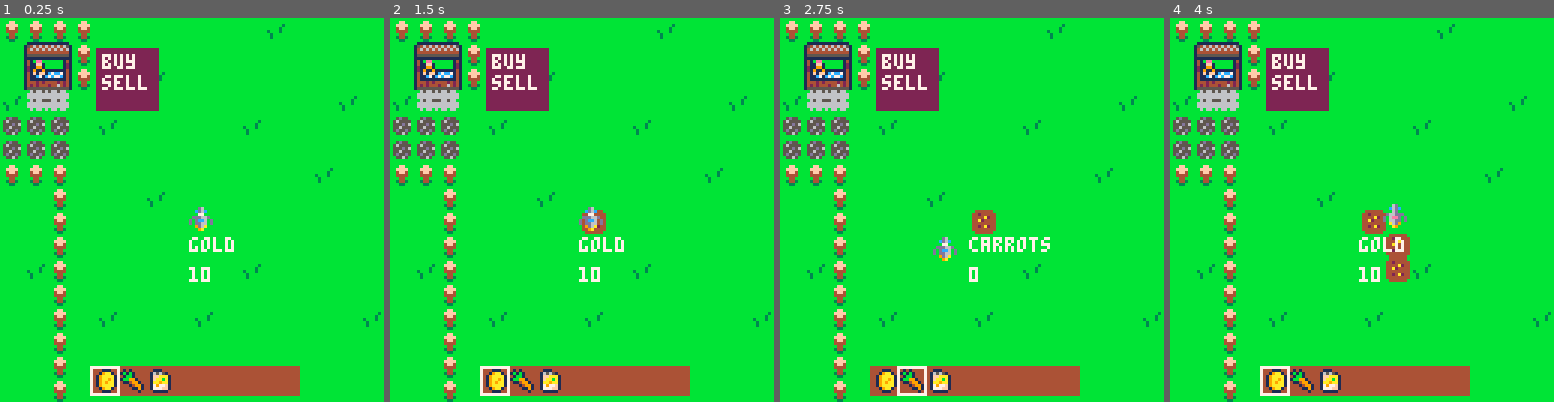
Above: before the commit, frames 1-4 (left to right).
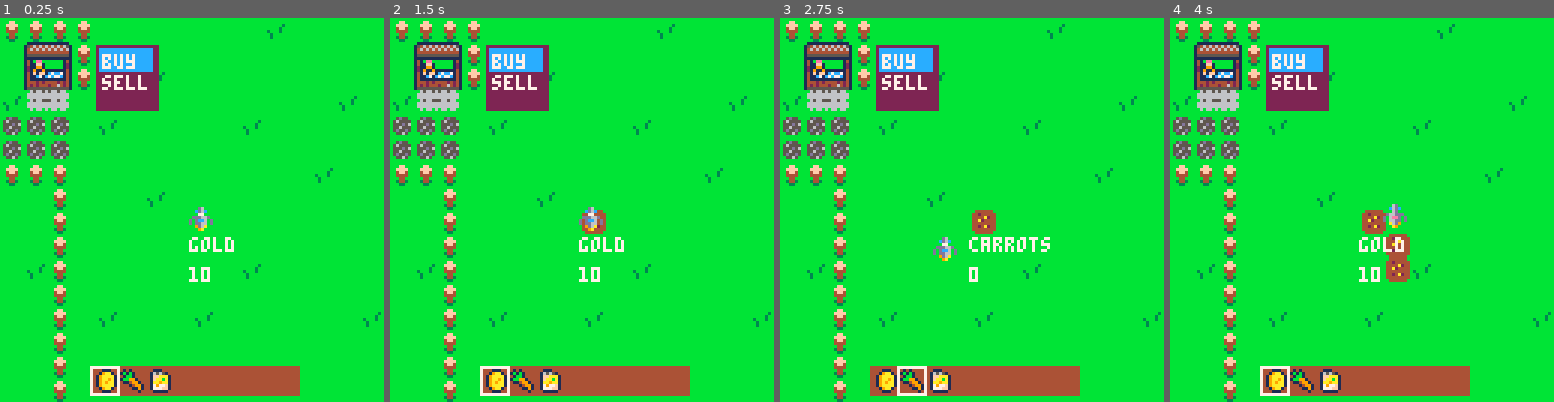
Above: after the commit, the same moments.

Repository: whykay/spacecat-farming
Game: PICO-8 cartridge farm.p8
The game is run twice, just before and just after one commit, with the same random seed, the same clock (stepped at 60 frames per second) and the same inputs.
Inputs:
- Up to frame 1 (0.25 s): no input
- Up to frame 2 (1.5 s): tap O (Z key) at 0.33, 0.7, 1.43 s; tap X (X key) at 1.07 s
- Up to frame 3 (2.75 s): hold Left 1.97-2.37 s; tap X (X key) at 2.07, 2.4, 2.73 s; tap O (Z key) at 2.22 s; hold Down from 2.42 s (still down)
- Up to frame 4 (4 s): release Down at 2.82 s; hold Right 2.87-3.53 s; tap X (X key) at 3.07, 3.4, 3.73 s; tap O (Z key) at 3.1, 3.98 s; hold Up from 3.58 s (still down)

The runs differ from the first frame. In frame 1, 0.8% of the frame differs, in the area x 25-42%, y 7-15%; in frame 2, 0.8%; in frame 3, 0.8%; in frame 4, 0.8%.

Commit message:
farm tut 13 - selection box on the menu

Diff:
--- a/farm.p8
+++ b/farm.p8
@@ -248,7 +248,8 @@
 end
 
 function dmenu()
-	rectfill(32, 10, 52, 30, 2)
+	rectfill(32, 9, 52, 30, 2)
+	rectfill(33, 10, 50, 17, 12)
 	for i=1, #menutable do
 		print(menutable[i], 34, 5+7*i, 7)
 	end
